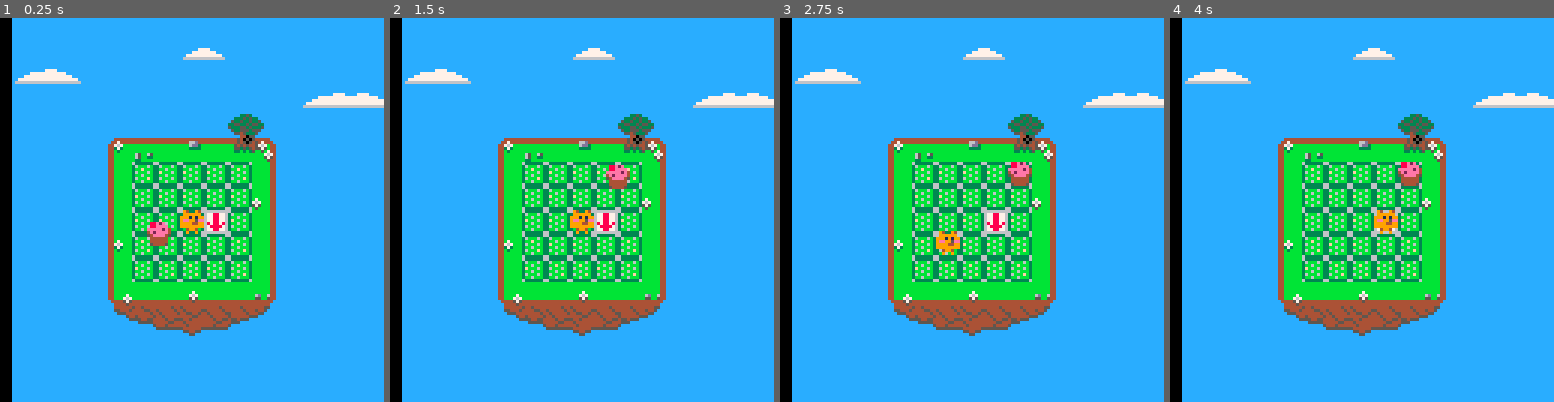
Above: before the commit, frames 1-4 (left to right).
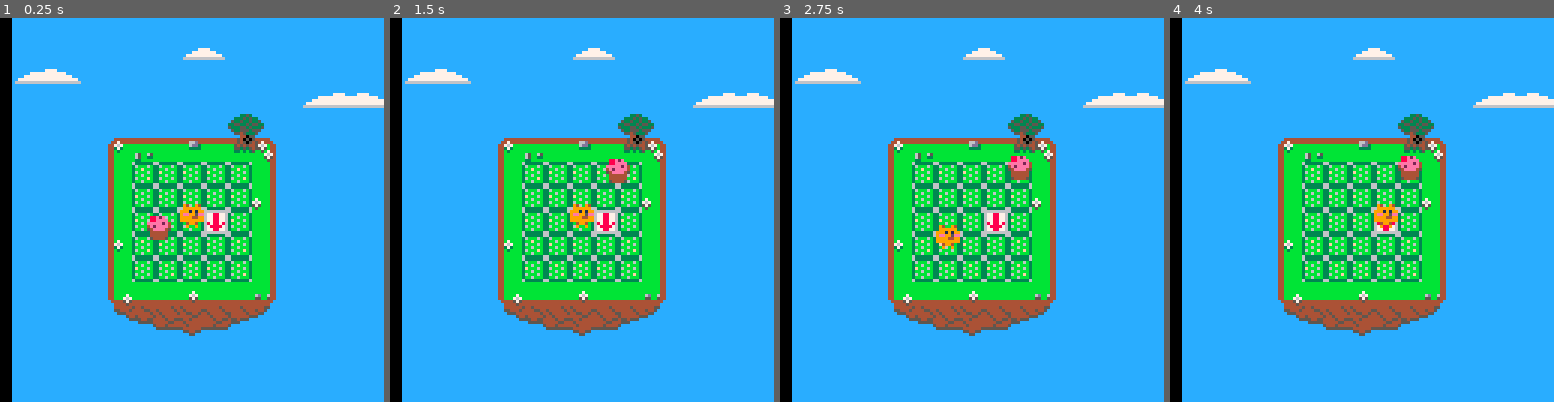
Above: after the commit, the same moments.

Repository: accidentalrebel/pico8-pop-puff
Game: PICO-8 cartridge pop-puff.p8
The game is run twice, just before and just after one commit, with the same random seed, the same clock (stepped at 60 frames per second) and the same inputs.
Inputs:
- Up to frame 1 (0.25 s): no input
- Up to frame 2 (1.5 s): no input
- Up to frame 3 (2.75 s): hold Left 1.97-2.37 s; hold Down from 2.42 s (still down)
- Up to frame 4 (4 s): release Down at 2.82 s; hold Right 2.87-3.53 s; hold Up from 3.58 s (still down)

The runs differ from the first frame. In frame 1, 0.6% of the frame differs, in the area x 38-54%, y 48-60%; in frame 2, 0.6%; in frame 3, 0.6%; in frame 4, 0.6%.

Commit message:
Added x and y offsets.

Diff:
--- a/pop-puff.p8
+++ b/pop-puff.p8
@@ -11,16 +11,21 @@
 board_pad_x=4.5
 board_pad_y=5
 
-function make_actor(tag,x,y,col,row,sprite)
+function make_actor(tag,x,y,x_offset,y_offset,col,row,sprite)
 	x=x or 0
 	y=y or 0
+	x_offset=x_offset or 0
 	col=col or 0
 	row=row or 0
+	y_offset=y_offset or 0
+
 	a={}
 	a.col=col
 	a.row=row
 	a.x=x
 	a.y=y
+	a.x_offset=x_offset
+	a.y_offset=y_offset
 	a.spr=sprite
 	a.tag=tag
 	a.parent=nil
@@ -56,29 +61,39 @@
  local a;
  for row=1,board_rows do
 	 for col=1,board_cols do
-		 a=make_actor("tile",(col+board_pad_x)*8,(row+board_pad_y)*8,col,row,18)
+		 a=make_actor("tile",(col+board_pad_x)*8,(row+board_pad_y)*8,0,0,col,row,18)
 	 	add(tiles,a)
 	 end
  end
- a=make_actor("player",8,8,1,1,1)
+ a=make_actor("player",8,8,0,-2,1,1,1)
  add(players,a)
 
  attach(a,tile_at(3,3))
 
-	a=make_actor("cake",8,8,1,1,3)
+	a=make_actor("cake",8,8,0,-2,1,1,3)
 	attach(a,tile_at(1,4))
 	add(tiles,a)
 	printh(">>>>>>>>>>>>>>>")
 	make_tween(a,"x",(5+board_pad_x)*8,0.02)
 	make_tween(a,"y",(1+board_pad_y)*8,0.02)
 
-	a=make_actor("arrow",8,8,1,1,19)
+	a=make_actor("arrow",8,8,0,0,1,1,19)
 	attach(a,tile_at(4,3))
  add(tiles,a)
 end
 
+function on_arrow_stepped(arrow,stepper)
+
+end
+
 function on_tween_reached()
 	printh("tween reached!")
+	local p=players[1]
+	for i=1,#p.parent.children,1 do
+	 if p.parent.children[i].tag=="arrow" then
+	 	on_arrow_stepped(p.parent.children[i],p)
+	 end
+	end
 end
 
 function control_player(player_num,dx,dy)
@@ -134,8 +149,8 @@
 end
 
 function draw_actor(a)
-	local sx=(a.x)
-	local sy=(a.y)
+	local sx=a.x+a.x_offset
+	local sy=a.y+a.y_offset
 	spr(a.spr, sx, sy)
 end
 
